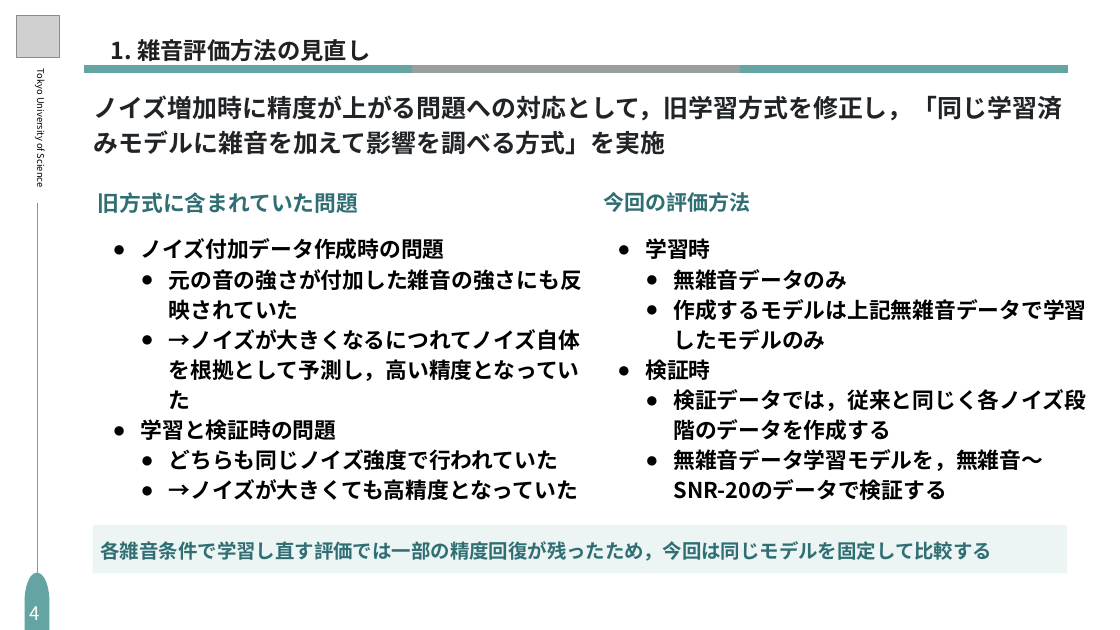
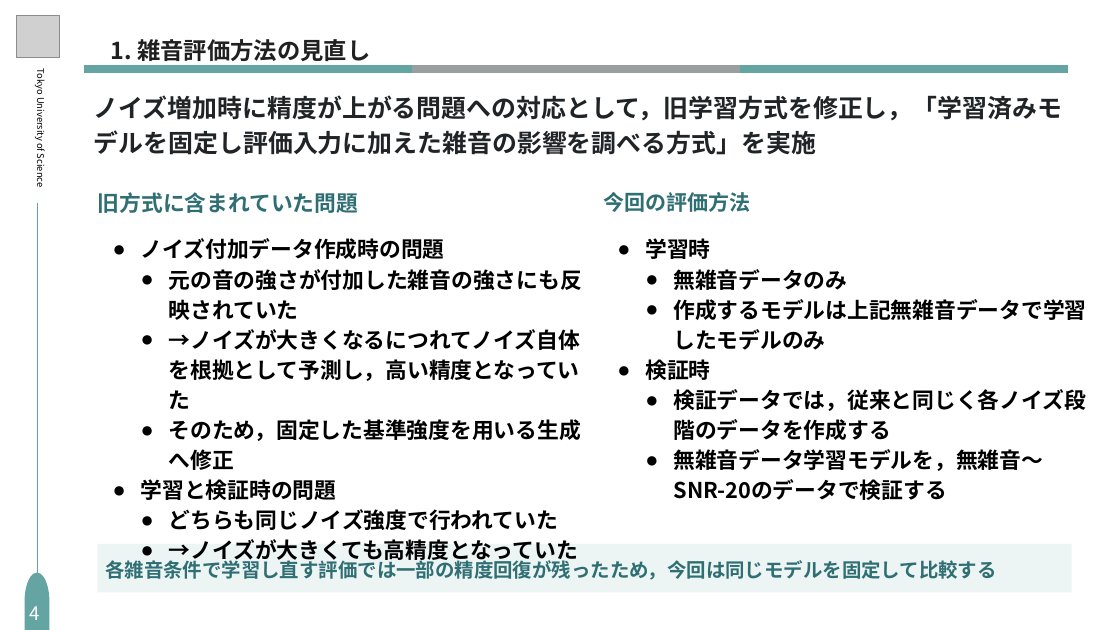
Before and after one commit to S-Riku-tus/university_research, a slide deck: slide 5 of 研究進捗報告/2026/1016（研究進捗報告）/研究進捗_1016_編集用_修正版.pptx. Drawn at 1120x630 pixels with LibreOffice and Linux fonts; fonts in the diff are those of the drawing; grey boxes stand for pictures. Boxes give left, top, right and bottom in pixels: in the first picture for what was removed or moved away, otherwise in the second. Text is boxed around its words. In the diff, an @@ line names an element or a change of style, - is before the commit and + after.

Commit message:
修正

```diff
--- a/研究進捗報告/2026/1016（研究進捗報告）/研究進捗_1016_編集用_修正版.pptx
+++ b/研究進捗報告/2026/1016（研究進捗報告）/研究進捗_1016_編集用_修正版.pptx
@@ text at (94,95,1062,155): text changed @@
-ノイズ増加時に精度が上がる問題への対応として，旧学習方式を修正し，「同じ学習済みモデルに雑音を加えて影響を調べる方式」を実施
+ノイズ増加時に精度が上がる問題への対応として，旧学習方式を修正し，「学習済みモデルを固定し評価入力に加えた雑音の影響を調べる方式」を実施
@@ text at (169,419,581,470): paragraph added @@
+  ● そのため，固定した基準強度を用いる生成へ修正
@@ rectangle: place and size @@
-rectangle at (92,525,1067,574)
+rectangle at (97,544,1072,592)
@@ text "各雑音条件で学習し直す評価では一部の精度回復が残ったため，今回は同じモデルを固定して比較する": place and size @@
-text "各雑音条件で学習し直す評価では一部の精度回復が残ったため，今回は同じモデルを固定して比較する" at (101,541,993,561)
+text "各雑音条件で学習し直す評価では一部の精度回復が残ったため，今回は同じモデルを固定して比較する" at (105,557,997,580)
```
Also in this commit, not shown: 11 other slides changed, 1 slide added, 1 slide removed.
